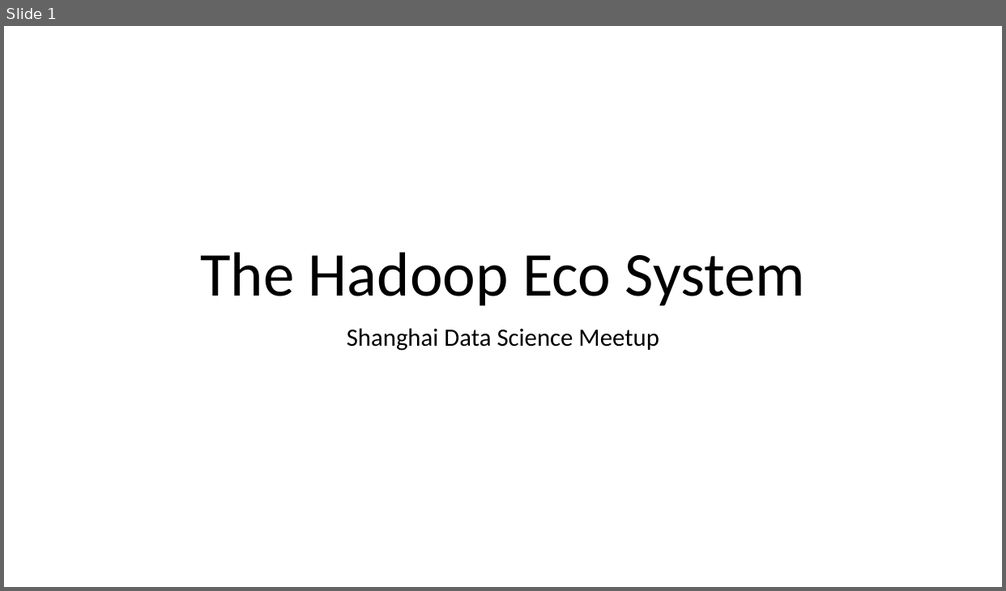
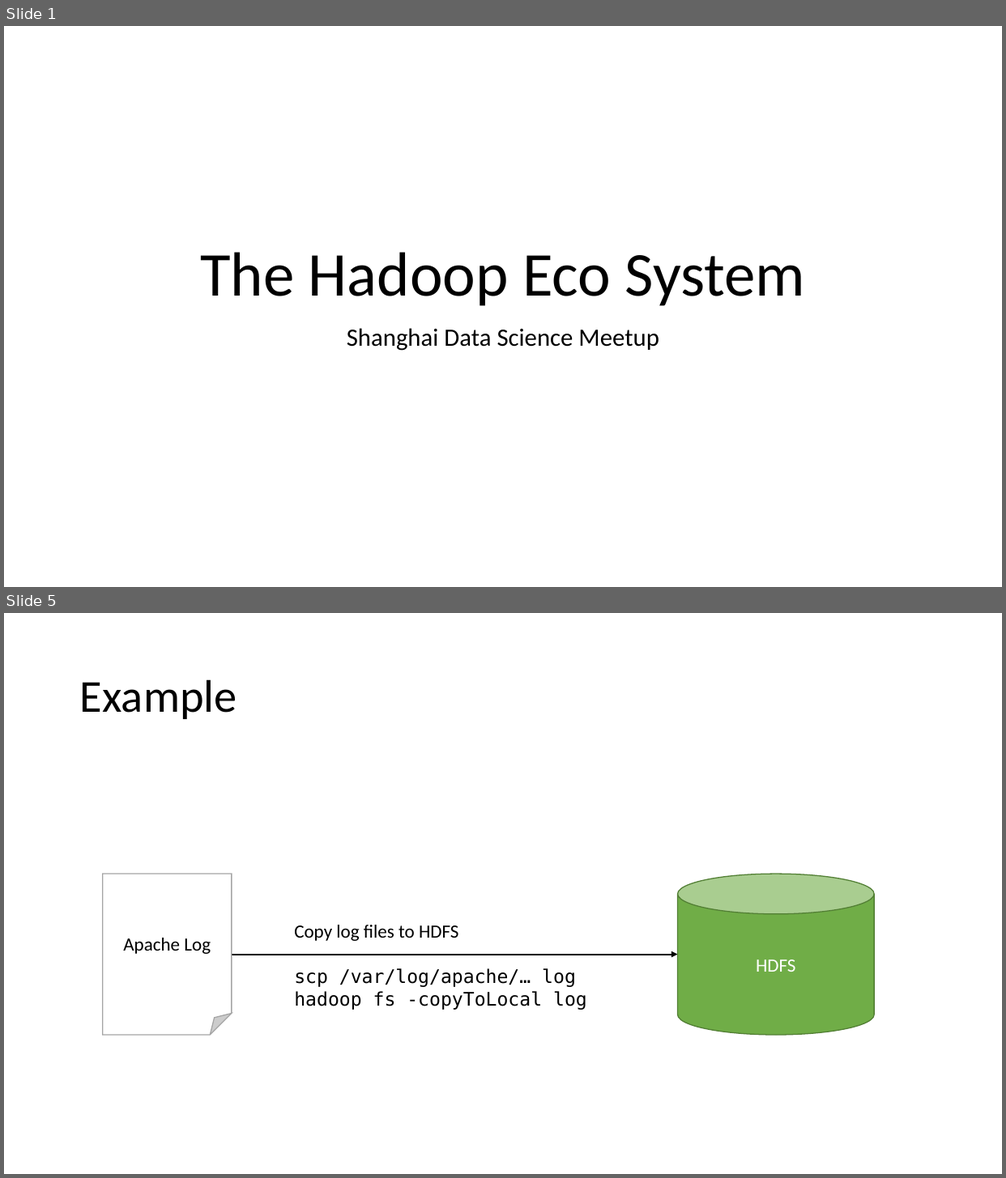
Before and after one commit to ckuka/SHDS, a slide deck: slides/ShanghaiDataScience_201509.pptx. Shown one above the other, each under a label of ours: slide 1 before the commit, slides 1 and 5 after it; the slides between them are not shown. The pictures are 1006x591 and 1006x1178 pixels, drawn with LibreOffice and Linux fonts; fonts in the diff are those of the drawing. Boxes give left, top, right and bottom in pixels: in the first picture for what was removed or moved away, otherwise in the second. Text is boxed around its words. In the diff, an @@ line names an element or a change of style, - is before the commit and + after.

```diff
--- a/slides/ShanghaiDataScience_201509.pptx
+++ b/slides/ShanghaiDataScience_201509.pptx
@@ slide 5 added at (4, 613, 1002, 1174), background #FFFFFF @@
@@ title added at (80, 679, 237, 719), 44 pt, text #000000 @@
+Example
@@ folded corner added at (103, 875, 232, 1035), fill #FFFFFF, outline #A5A5A5 1 pt, 18 pt, text #000000 @@
+Apache Log
@@ cylinder added at (678, 875, 874, 1035), fill #70AD47, outline #538035 1 pt, 18 pt, text #FFFFFF @@
+HDFS
@@ text added at (294, 925, 587, 1010), 18 pt, text #000000 @@
+Copy log files to HDFS
+scp /var/log/apache/… log
+hadoop fs -copyToLocal log
@@ arrow added from (232, 954) to (678, 954), #000000 1.5 pt @@
```
Also in this commit, not shown: 8 other slides added, 6 slides removed.
